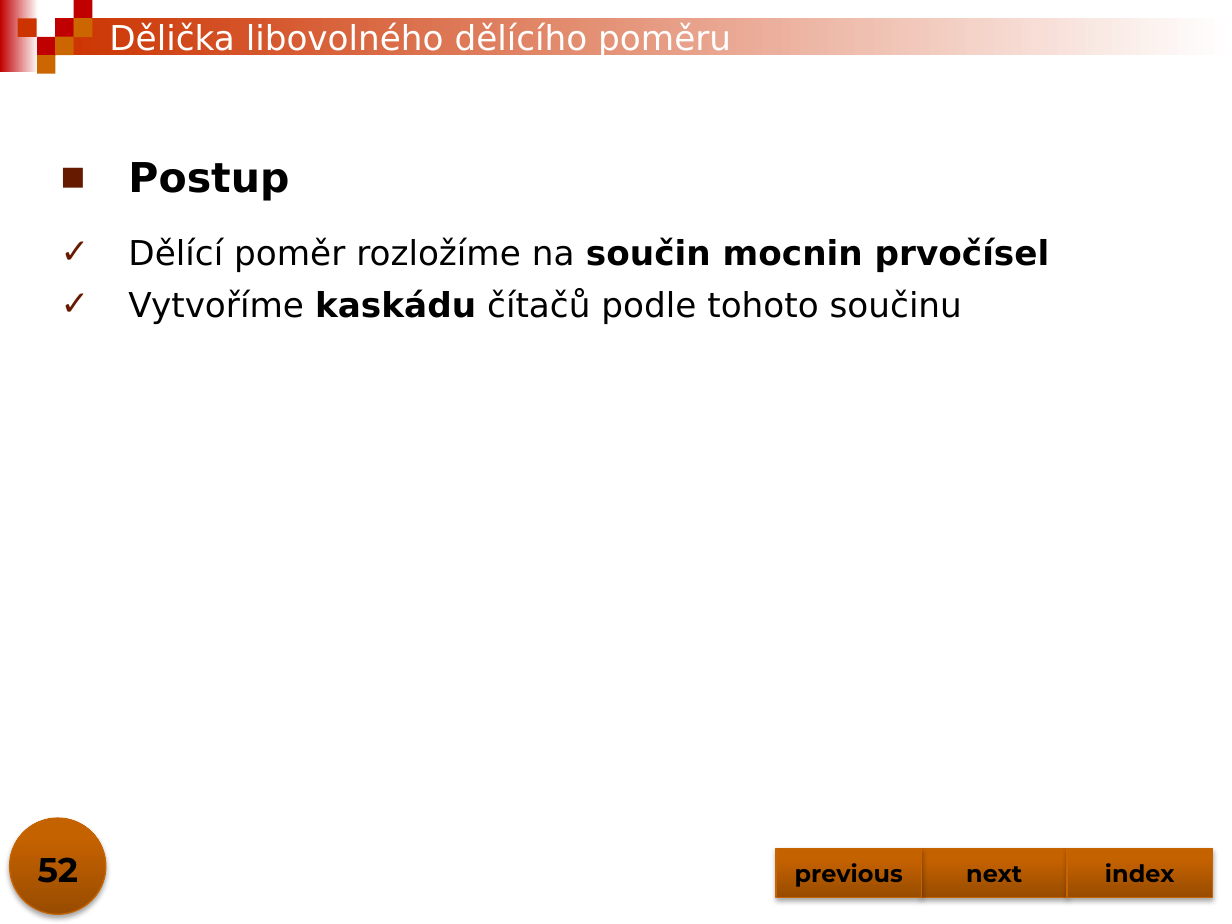
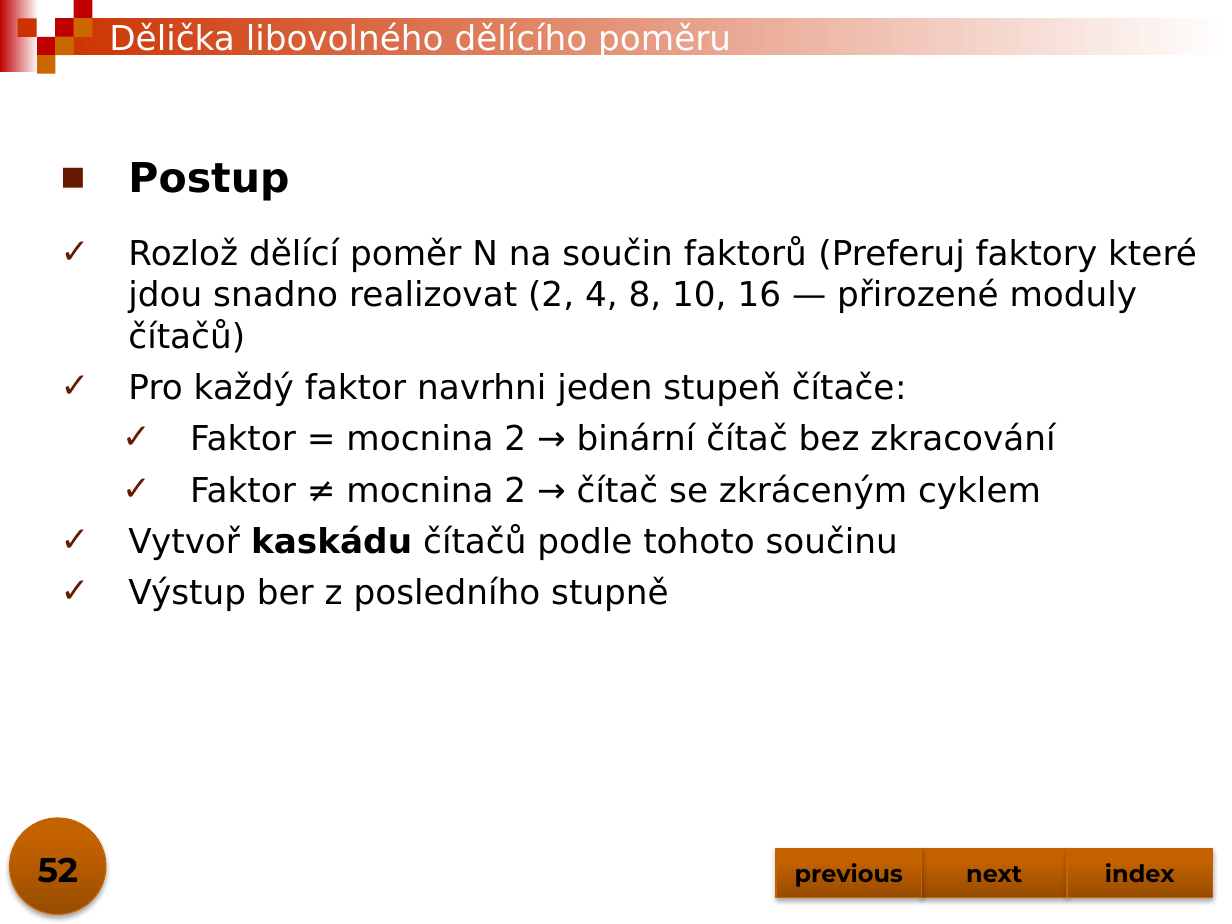
Before and after one commit to jjasik/spse, a slide deck: slide 52 of predmety/dig/materialy/citace.pptx. Drawn at 1232x924 pixels with LibreOffice and Linux fonts; fonts in the diff are those of the drawing. Boxes give left, top, right and bottom in pixels: in the first picture for what was removed or moved away, otherwise in the second. Text is boxed around its words. In the diff, an @@ line names an element or a change of style, - is before the commit and + after.

```diff
--- a/predmety/dig/materialy/citace.pptx
+++ b/predmety/dig/materialy/citace.pptx
@@ text at (x1=128, y1=238, x2=1197, y2=611): text changed @@
-✓ Dělící poměr rozložíme na součin mocnin prvočísel
-✓ Vytvoříme kaskádu čítačů podle tohoto součinu
+✓ Rozlož dělící poměr N na součin faktorů (Preferuj faktory které jdou snadno realizovat (2, 4, 8, 10, 16 — přirozené moduly čítačů)
+✓ Pro každý faktor navrhni jeden stupeň čítače:
+  ✓ Faktor = mocnina 2 → binární čítač bez zkracování
+  ✓ Faktor ≠ mocnina 2 → čítač se zkráceným cyklem
+✓ Vytvoř kaskádu čítačů podle tohoto součinu
+✓ Výstup ber z posledního stupně
```
Also in this commit, not shown: 20 other slides changed, 1 slide added, 2 slides removed.
